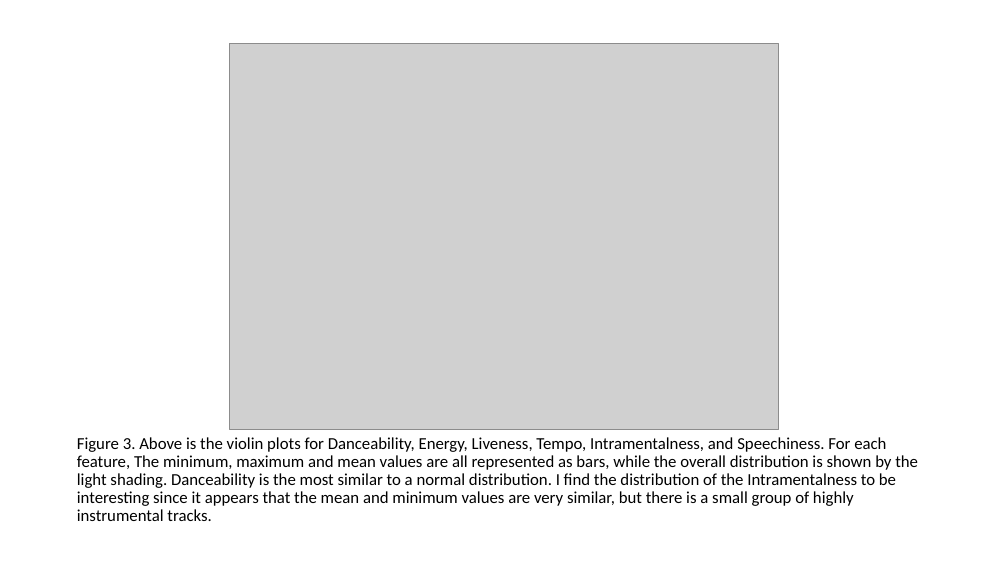
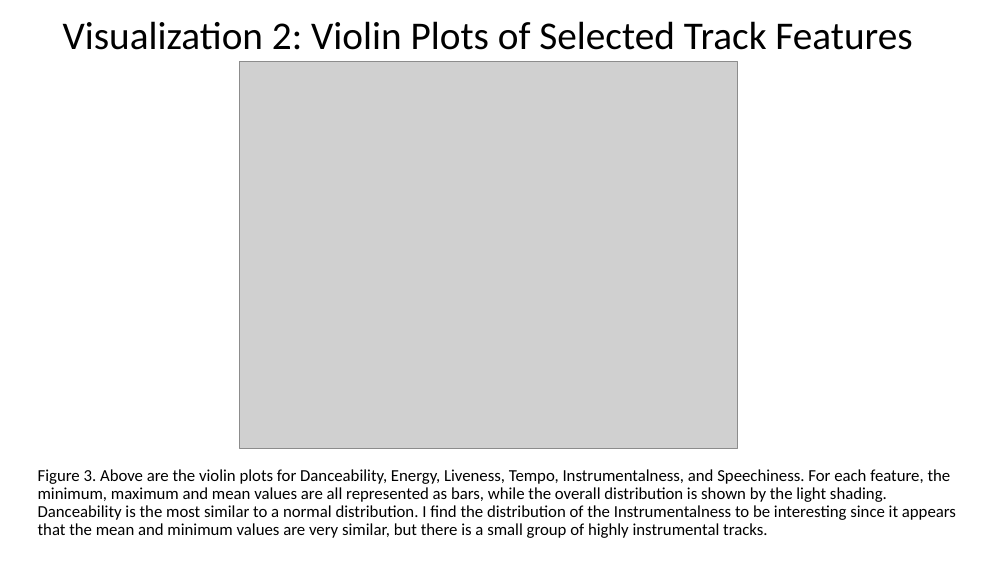
Before and after one commit to sschwartzdata/onramp_project, a slide deck: slide 5 of Submissions/images/Visualizations.pptx (slide 4 before the commit). Drawn at 1008x567 pixels with LibreOffice and Linux fonts; fonts in the diff are those of the drawing; grey boxes stand for pictures. Boxes give left, top, right and bottom in pixels: in the first picture for what was removed or moved away, otherwise in the second. Text is boxed around its words. In the diff, an @@ line names an element or a change of style, - is before the commit and + after.

Commit message:
final_cleaning
cleaned visualizations

```diff
--- a/Submissions/images/Visualizations.pptx
+++ b/Submissions/images/Visualizations.pptx
@@ text added at <box>63,21,912,50</box>, 37.4 pt, text #000000 @@
+Visualization 2: Violin Plots of Selected Track Features
@@ picture: place and size @@
-picture at <box>230,43,779,430</box>
+picture at <box>239,61,737,448</box>
@@ title at <box>38,469,956,538</box>: text changed @@
-Figure 3. Above is the violin plots for Danceability, Energy, Liveness, Tempo, Intramentalness, and Speechiness. For each feature, The minimum, maximum and mean values are all represented as bars, while the overall distribution is shown by the light shading. Danceability is the most similar to a normal distribution. I find the distribution of the Intramentalness to be interesting since it appears that the mean and minimum values are very similar, but there is a small group of highly instrumental tracks.
+Figure 3. Above are the violin plots for Danceability, Energy, Liveness, Tempo, Instrumentalness, and Speechiness. For each feature, the minimum, maximum and mean values are all represented as bars, while the overall distribution is shown by the light shading. Danceability is the most similar to a normal distribution. I find the distribution of the Instrumentalness to be interesting since it appears that the mean and minimum values are very similar, but there is a small group of highly instrumental tracks.
```
Also in this commit, not shown: 4 other slides changed, 2 slides added, 13 other files.
